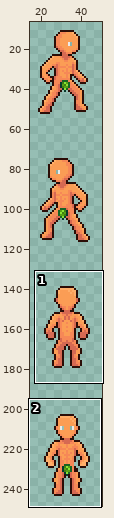
One commit to this pixel-art file: Assets/Main/Art/Player/123.aseprite. Above, an overview of the earlier version with the close-up marked.
Close-up. Before the edit:
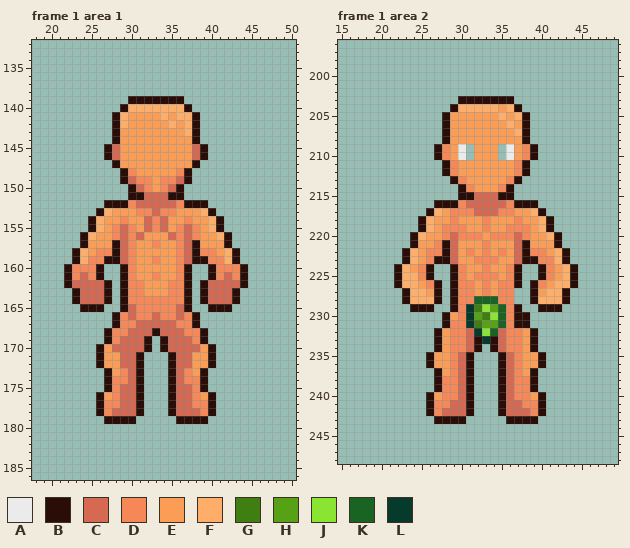
64x256 pixels, 10 frames. Colours within 5 levels of each other are drawn and written as one. Shown: frame 1 area 1: x 18..50, y 132..186; frame 1 area 2: x 15..49, y 196..248. The wide view leaves out empty margins. The commit also changed other frames or places, which this record leaves out.
Palette (. is transparent): A #ebebeb  B #2b0d07  C #d66952  D #f68857  E #fb9d55  F #ffae69  G #3f7f11  H #57a114  J #89e532  K #196323  L #063a2b
Pixels before, frame 1 area 1, first column x 22:
139 ........BBBBBBB........
140 .......BFFFFFFFB.......
141 ......BFEEEEFEFFB......
142 ......BFEEEEEFEFB......
143 ......BEEEEEEEEFB......
144 ......BEEEEEEEEEB......
145 .....BCEEEEEEEEECB.....
146 .....BCEEEEEEEEECB.....
147 ......BEEEEEEEEEB......
148 .......BDEEEEEDB.......
149 .......BCDDEDDCB.......
150 ........BCDEDCB........
151 ........BBCCCBB........
152 .....BBBDCCCCCDBBB.....
153 ....BFEEEDDCDDEEEFB....
154 ...BFEEDEECDCEEDEEFB...
155 ...BFEDCDECDCEDCDEFB...
156 ..BFEEDCDCEEECDCDEEFB..
157 ..BEEEBCDEEDEEDCBEEEB..
158 .BFEDDBCDEEEEEDCBDDEFB.
159 .BFDDBBCDEEDEEDCBBDDFB.
160 BDDDB..BDEEEEEDB..BDDDB
161 BDCDB..BDEEDEEDB..BDCDB
162 BCCCCB.BDDEEEDDB.BCCCCB
163 .BCCCB.BDDEEEDDB.BCCCB.
164 .BCCCB.BDDDDDDDB.BCCCB.
165 ..BBB..BCDDDDDCB..BBB..
166 ......BDCDDCDDCDB......
167 ......BDDCCCCCDDB......
168 .....BDDCCCBCCCDDB.....
169 .....BDCCCB.BCCCDB.....
170 ....BECCCCB.BCCCCEB....
171 ....BEECCB...BCCEEB....
172 ....BEECCB...BCCEEB....
173 .....BEDCB...BCDEB.....
174 .....BDDCB...BCDDB.....
175 .....BDCCB...BCCDB.....
176 ....BEDCCB...BCCDEB....
177 ....BDDCCB...BCCDDB....
178 ....BDCCCB...BCCCDB....
179 .....BBBB.....BBBB.....
Pixels before, frame 1 area 2, first column x 22:
203 ........BBBBBBB........
204 .......BFFFFFEFB.......
205 ......BEEEEEEFEFB......
206 ......BEEEEEEEFEB......
207 ......BEEEEEEEEFB......
208 ......BEEEEEEEEEB......
209 .....BDEA.EEE.AEDB.....
210 .....BDEA.EEE.AEDB.....
211 ......BDEEEEEEEDB......
212 ......BDEEEEEEEDB......
213 .......BDEEEEEDB.......
214 ........BDEEEDB........
215 ........BBCCCBB........
216 .....BBBDCCCCCDBBB.....
217 ....BFEDDDCCCDDEEFB....
218 ...BFEEDEEEDEEEDEEFB...
219 ...BFEDDDEEDEEDDDEFB...
220 ..BFEEDCDDDEDDDCDEEFB..
221 ..BEEDBCEEEDEEECBEEEB..
222 .BFEDDBCEDEDEDECBDDEFB.
223 .BFEDBBCEEDDDEECBBDDFB.
224 BFEDB..BDEEDEEDB..BDEFB
225 BFFDB..BDEDDDEDB..BDEFB
226 BFFEDB.BDDEDEDDB.BDEFFB
227 .BFFEB.BDDEDEDD..BEFFB.
228 .BFFFB.BDDKKKDD..BFFFB.
229 ..BBB..BDLGJHKDB..BBB..
230 ......BEDLHGJKDBB......
231 ......BDDLGHHKDBB......
232 .....BEDDCLJKCDDEB.....
233 .....BEDDCBLBCDDEB.....
234 .....BEDDCB.BCDDEB.....
235 ....BEEDCB...BCDEEB....
236 ....BEEDCB...BCDEEB....
237 .....BEDCB...BCDEB.....
238 .....BDDCB...BCDDB.....
239 .....BDDCB...BCDDB.....
240 ....BEDDCB...BCDDEB....
241 ....BDDCCB...BCCDDB....
242 ....BDCCCB...BCCCDB....
243 .....BBBB.....BBBB.....
The same view after the edit:
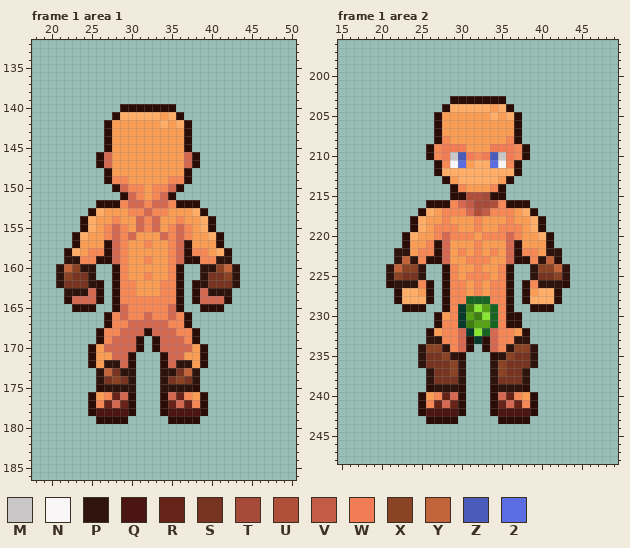
Colours new in this view: M #c9c7c8  N #f8f6f7  P #2e140d  Q #4a1512  R #662418  S #773421  T #a64a3a  U #af4f3a  V #c25c47  W #f27c55  X #8a4325  Y #c2633a  Z #4a5bba  2 #5b6ee1
The exact change:
layer "Eyes" now shown
layer "Boots" now shown
layer "Greaves" now shown
layer "Brackets" now shown
Frame 1 area 1:
y 139: x 30..36 BBBBBBB -> .......
y 140: x 30..37 FFFFFFFB -> BBBBBB..
y 141: x 30..38 EEEEFEFFB -> FFFFEFB..
y 142: x 27..29 .BF -> BEE; x 34..38 EFEFB -> FEFB.
y 143: x 27..28 .B -> BE; x 37..38 FB -> B.
y 144: x 27..28 .B -> BE; x 37..38 EB -> B.
y 145: x 28 C -> E; x 37..39 ECB -> B..
y 146: x 26..28 .BC -> BCE; x 37..39 ECB -> CB.
y 147: x 26..28 ..B -> BCE; x 37 E -> C
y 148: x 27..30 ..BD -> BEEE; x 36 D -> E
y 149: x 27..32 ..BCDD -> BDDEEE; x 34 D -> E; x 36 C -> D
y 150: x 28..33 ..BCDE -> BCDDED
y 151: x 29..33 .BBCC -> BCDED; x 36 B -> .
y 152: x 26 . -> B; x 29..30 BD -> DC; x 32 C -> D; x 35..36 CD -> DB; x 39 B -> .
y 153: x 25..27 .BF -> BFE; x 30 E -> D; x 32..33 DC -> CD; x 35 D -> E; x 38..40 EFB -> FB.
y 154: x 24..26 .BF -> BFE; x 28..29 ED -> DE; x 31..34 ECDC -> CDCE; x 36..37 ED -> DE; x 39..41 EFB -> FB.
y 155: x 24..41 .BFEDCDECDCEDCDEFB -> BFEDCDECDCEDCDEFB.
y 156: x 23..25 .BF -> BFE; x 27..31 EDCDC -> DCDCE; x 34..38 ECDCD -> CDCDE; x 40..42 EFB -> FB.
y 157: x 23..24 .B -> BE; x 27..30 EBCD -> BCDE; x 32..33 ED -> DE; x 35..38 EDCB -> DCBE; x 41..42 EB -> B.
y 158: x 22..25 .BFE -> BFED; x 27..30 DBCD -> BCDE; x 35..38 EDCB -> DCBD; x 40..43 DEFB -> EFB.
y 159: x 22..24 .BF -> PPD; x 26 D -> B; x 28..30 BCD -> CDE; x 32..33 ED -> DE; x 35..37 EDC -> DCB; x 39 B -> D; x 41..43 DFB -> PP.
y 160: x 21..26 .BDDDB -> PYXPP.; x 28..30 .BD -> BDE; x 35..37 EDB -> DB.; x 39..44 .BDDDB -> PPXYP.
y 161: x 21..26 .BDCDB -> PXSSP.; x 28..30 .BD -> BDE; x 32..33 ED -> DE; x 35..37 EDB -> DB.; x 39..44 .BDCDB -> PSSXP.
y 162: x 21..29 .BCCCCB.B -> PSSSPB.BD; x 31 D -> E; x 34 E -> D; x 36..44 DB.BCCCCB -> B.BPSSSP.
y 163: x 22..24 .BC -> PPP; x 26..29 CB.B -> B.BD; x 31 D -> E; x 34 E -> D; x 36..43 DB.BCCCB -> B.BCPPP.
y 164: x 22..23 .B -> BC; x 26..29 CB.B -> B.BD; x 36..39 DB.B -> B.BC; x 42..43 CB -> B.
y 165: x 23 . -> B; x 26 B -> .; x 28..30 .BC -> BCD; x 35..37 DCB -> CB.; x 39 . -> B; x 42 B -> .
y 166: x 27..30 .BDC -> BDCD; x 32..33 DC -> CD; x 35..38 DCDB -> CDB.
y 167: x 27..28 .B -> BD; x 30 D -> C; x 35 C -> D; x 37..38 DB -> B.
y 168: x 26..27 .B -> BD; x 29 D -> C; x 32..33 CB -> BC; x 36 C -> D; x 38..39 DB -> B.
y 169: x 26..28 .BD -> BDC; x 31..34 CB.B -> B.BC; x 37..39 CDB -> DB.
y 170: x 25..27 .BE -> BEC; x 31..34 CB.B -> B.BC; x 38..40 CEB -> EB.
y 171: x 25..26 .B -> BE; x 28 E -> C; x 30..31 CB -> B.; x 34..35 .B -> BC; x 37 C -> E; x 39..40 EB -> B.
y 172: x 25..28 .BEE -> BEPP; x 30..31 CB -> B.; x 34..37 .BCC -> BCPP; x 39..40 EB -> B.
y 173: x 26..31 .BEDCB -> PYSPP.; x 34..39 .BCDEB -> PPSYP.
y 174: x 26..31 .BDDCB -> PSXSP.; x 34..39 .BCDDB -> PSXSP.
y 175: x 26..31 .BDCCB -> BPPPP.; x 34..39 .BCCDB -> PPPPB.
y 176: x 25..28 .BED -> BEDR; x 30..31 CB -> B.; x 34..40 .BCCDEB -> BCRDEB.
y 177: x 25..31 .BDDCCB -> BDRCRB.; x 34..35 .B -> BR; x 37 C -> R; x 39..40 DB -> B.
y 178: x 25..31 .BDCCCB -> BQQQQB.; x 34..40 .BCCCDB -> BQQQQB.
y 179: x 26 . -> B; x 30 B -> .; x 35 . -> B; x 39 B -> .
Frame 1 area 2:
y 203: x 29 . -> B; x 36 B -> .
y 204: x 28..29 .B -> BF; x 34..37 FEFB -> EFB.
y 205: x 27..28 .B -> BE; x 34..38 EFEFB -> FEFB.
y 206: x 27..28 .B -> BE; x 36..38 FEB -> EB.
y 207: x 27..28 .B -> BE; x 37..38 FB -> B.
y 208: x 27..28 .B -> BD; x 36..38 EEB -> DB.
y 209: x 26..31 .BDEA. -> BDWWWE; x 34..39 E.AEDB -> WWWDB.
y 210: x 26..39 .BDEA.EEE.AEDB -> BDWMZWDWZMWDB.
y 211: x 27..30 .BDE -> BDN2; x 32..38 EEEEEDB -> FF2NDB.
y 212: x 27..38 .BDEEEEEEEDB -> BFFFFFFFFFB.
y 213: x 28..34 .BDEEEE -> BEFFFFF; x 36..37 DB -> B.
y 214: x 29..31 .BD -> BDE; x 34..36 EDB -> DB.
y 215: x 29 . -> B; x 31..34 BCCC -> UUTB; x 36 B -> .
y 216: x 26 . -> B; x 29..36 BDCCCCCD -> DCVTTUDB; x 39 B -> .
y 217: x 25..28 .BFE -> BFED; x 31..34 DCCC -> CUVD; x 38..40 EFB -> FB.
y 218: x 24..26 .BF -> BFE; x 28..29 ED -> DE; x 32..33 ED -> DE; x 36..37 ED -> DE; x 39..41 EFB -> FB.
y 219: x 24..27 .BFE -> BFED; x 30 D -> E; x 32..33 ED -> DE; x 35 E -> D; x 38..41 DEFB -> EFB.
y 220: x 23..25 .BF -> BFE; x 27..29 EDC -> DCD; x 32..33 DE -> ED; x 36..38 DCD -> CDE; x 40..42 EFB -> FB.
y 221: x 23..24 .B -> BE; x 26..29 EDBC -> DBCE; x 32..33 ED -> DE; x 36..38 ECB -> CBE; x 41..42 EB -> B.
y 222: x 22..25 .BFE -> PPED; x 27..38 DBCEDEDEDECB -> BCEDEDEDECBD; x 40..43 DEFB -> EPP.
y 223: x 22..26 .BFED -> PYPDB; x 28..29 BC -> CE; x 31 E -> D; x 34 D -> E; x 36..37 EC -> CB; x 39..43 BDDFB -> DPYB.
y 224: x 21..26 .BFEDB -> PYXXP.; x 28..30 .BD -> BDE; x 32..33 ED -> DE; x 35..37 EDB -> DB.; x 39..44 .BDEFB -> PXXYP.
y 225: x 21..26 .BFFDB -> PXSSP.; x 28..31 .BDE -> BDED; x 34..37 DEDB -> EDB.; x 39..44 .BDEFB -> PSSXP.
y 226: x 21..29 .BFFEDB.B -> BPPPDB.BD; x 31..34 DEDE -> EDED; x 36..44 DB.BDEFFB -> B.BDPPPB.
y 227: x 22..23 .B -> BF; x 25..29 FEB.B -> EB.BD; x 31..34 DEDE -> EDED; x 36 D -> B; x 38..40 .BE -> BEF; x 42..43 FB -> B.
y 228: x 22..23 .B -> BF; x 26..29 FB.B -> B.BD; x 31 D -> K; x 34 K -> D; x 36 D -> B; x 38..39 .B -> BF; x 42..43 FB -> B.
y 229: x 23 . -> B; x 26 B -> .; x 28..37 .BDLGJHKDB -> BDLGJHKDB.; x 39 . -> B; x 42 B -> .
y 230: x 27..36 .BEDLHGJKD -> BEDLHGJKDB; x 38 B -> .
y 231: x 27..28 .B -> BD; x 30..32 DLG -> LGH; x 34..36 HKD -> KDB; x 38 B -> .
y 232: x 26..28 .BE -> BED; x 30..35 DCLJKC -> CLJKCD; x 37..39 DEB -> EB.
y 233: x 26..28 .BE -> PPD; x 30..35 DCBLBC -> CBLBCD; x 37..39 DEB -> PP.
y 234: x 25..28 ..BE -> PXXP; x 30..39 DCB.BCDDEB -> CB.BCDPXXP
y 235: x 25..31 .BEEDCB -> PSSXPB.; x 34..40 .BCDEEB -> BPXSSP.
y 236: x 25..31 .BEEDCB -> PSSSXP.; x 34..40 .BCDEEB -> PXSSSP.
y 237: x 26..31 .BEDCB -> PSSXP.; x 34..39 .BCDEB -> PXSSP.
y 238: x 26..31 .BDDCB -> PSSSP.; x 34..39 .BCDDB -> PSSSP.
y 239: x 26..31 .BDDCB -> BPPPB.; x 34..39 .BCDDB -> BPPPB.
y 240: x 25..31 .BEDDCB -> BEDRCB.; x 34..36 .BC -> BCR; x 38..40 DEB -> EB.
y 241: x 25..31 .BDDCCB -> BDRCRB.; x 34..35 .B -> BR; x 37 C -> R; x 39..40 DB -> B.
y 242: x 25..31 .BDCCCB -> BQQQQB.; x 34..40 .BCCCDB -> BQQQQB.
y 243: x 26 . -> B; x 30 B -> .; x 35 . -> B; x 39 B -> .
Boxes around the changes in both close-ups, in picture pixels (x1, y1, x2, y2):
changed: (56, 96, 248, 424)
changed: (386, 96, 578, 424)
